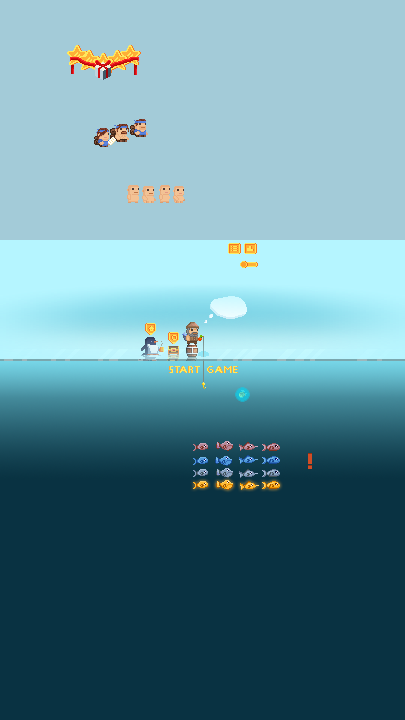
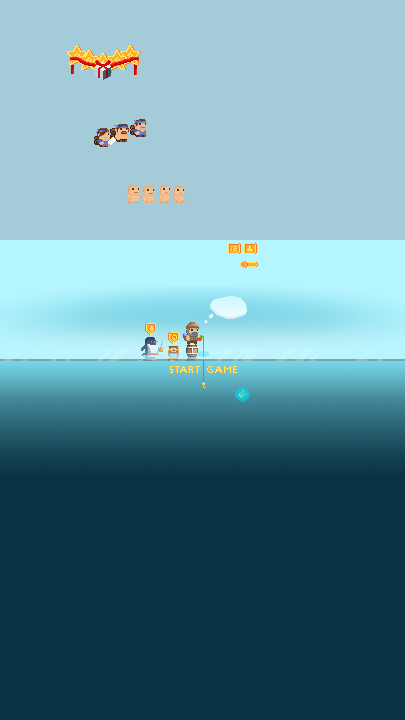
The second w=405, h=720 image is a revision of the first. Changes to its layers:
removed group "Рыбы" (21 layers) over [193, 441, 312, 490]
removed group "Рыба 4" (5 layers) from group "Рыбы" over [262, 443, 312, 489]
removed layer "Внезапная рыба" from group "Рыба 4" over [308, 453, 312, 469]
removed layer "Золотая рыба 4" from group "Рыба 4" over [262, 481, 280, 489]
removed layer "Рыба 4 версия 2" from group "Рыба 4" over [262, 456, 280, 464]
removed layer "Рыба 4 версия 3" from group "Рыба 4" over [262, 443, 280, 451]
removed layer "Рыба 4 версия 1" from group "Рыба 4" over [262, 469, 280, 477]
removed group "Рыба 3" (4 layers) from group "Рыбы" over [239, 442, 259, 490]
removed layer "Золотая рыба 3" from group "Рыба 3" over [240, 481, 259, 490]
removed layer "Рыба 3 версия 2" from group "Рыба 3" over [239, 455, 258, 464]
removed layer "Рыба 3 версия 3" from group "Рыба 3" over [239, 442, 258, 451]
removed layer "Рыба 3 версия 1" from group "Рыба 3" over [239, 469, 258, 478]
removed group "Рыба 2" (4 layers) from group "Рыбы" over [215, 441, 233, 490]
removed layer "Золотая рыба 2" from group "Рыба 2" over [216, 480, 233, 490]
removed layer "Рыба 2 версия 3" from group "Рыба 2" over [216, 441, 233, 451]
removed layer "Рыба 2 версия 2" from group "Рыба 2" over [215, 456, 232, 466]
removed layer "Рыба 2 версия 1" from group "Рыба 2" over [216, 468, 233, 478]
removed group "Рыба 1" (4 layers) from group "Рыбы" over [193, 443, 208, 489]
removed layer "Золотая рыба 1" from group "Рыба 1" over [193, 481, 208, 489]
removed layer "Рыба 1 версия 3" from group "Рыба 1" over [193, 443, 208, 451]
removed layer "Рыба 1 версия 2" from group "Рыба 1" over [193, 457, 208, 465]
removed layer "Рыба 1 версия 1" from group "Рыба 1" over [193, 469, 208, 477]
